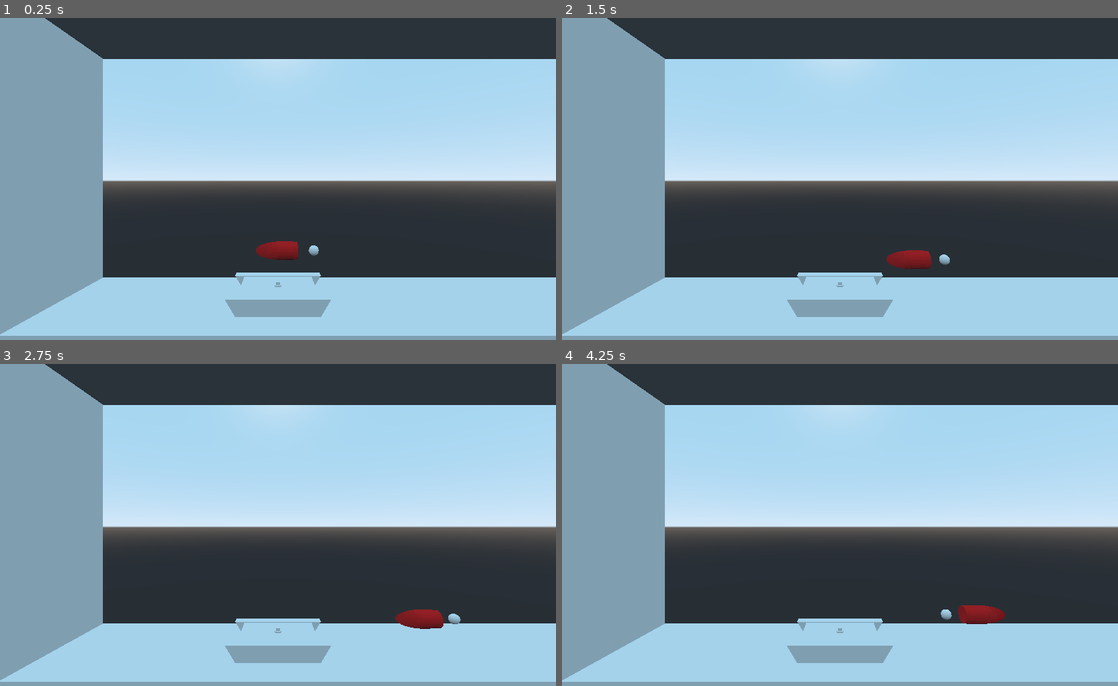
Above: before the commit, frames 1-4 (two rows, left to right).
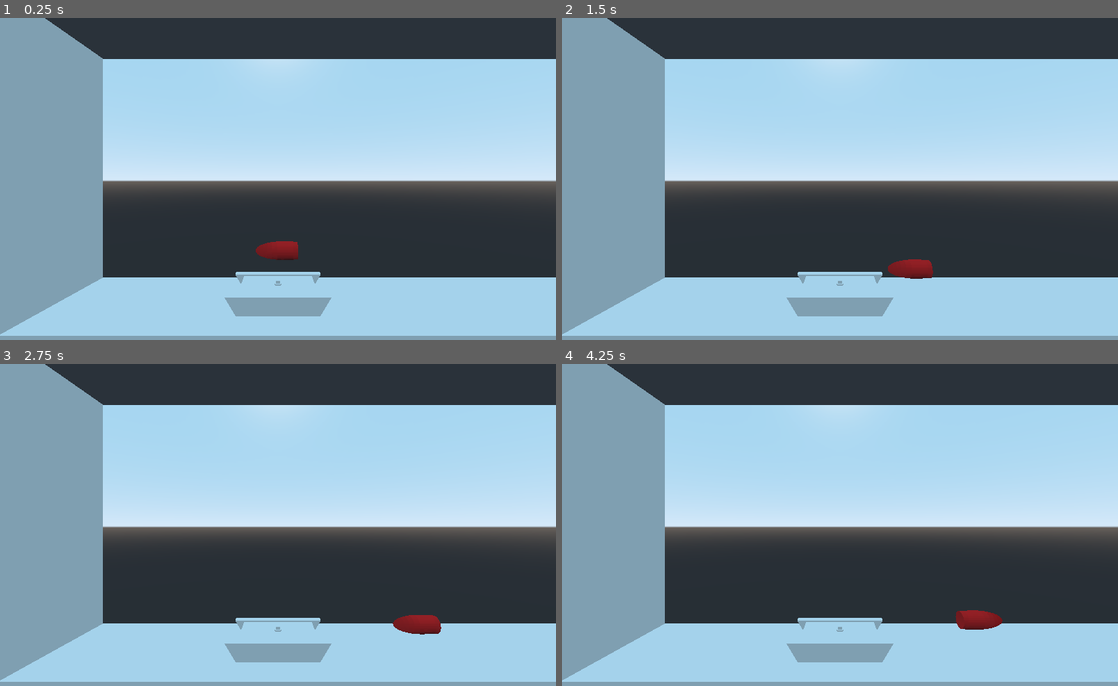
Above: after the commit, the same moments.

Repository: Dracks/the-last-mission-3d-clone
Game: Godot game, scene res://Base.tscn
Two runs of this game, one before a commit and one after it. Both use one fixed random seed, a clock stepped at 60 frames per second and the inputs below.
Inputs:
- Up to frame 1 (0.25 s): no input
- Up to frame 2 (1.5 s): hold Right (ui_right) 0.53-1.28 s; hold Down (ui_down) from 1.28 s (still down)
- Up to frame 3 (2.75 s): release Down (ui_down) at 2.03 s; hold Right (ui_right) from 2.03 s (still down)
- Up to frame 4 (4.25 s): release Right (ui_right) at 2.78 s; hold Up (ui_up) 2.78-3.53 s; hold Left (ui_left) from 3.53 s (still down)

The runs differ from the first frame. In frame 1, 0.4% of the frame differs, in the area x 40-60%, y 70-93%; in frame 2, 1.0%, in the area x 40-70%, y 72-93%; in frame 3, 0.7%; in frame 4, 0.7%.

Commit message:
some first detection of switching between screens!

Diff:
--- a/godot/Base.tscn
+++ b/godot/Base.tscn
@@ -1,8 +1,9 @@
-[gd_scene load_steps=5 format=2]
+[gd_scene load_steps=6 format=2]
 
 [ext_resource path="res://tank/turret.tscn" type="PackedScene" id=1]
 [ext_resource path="res://base.gd" type="Script" id=2]
 [ext_resource path="res://tank/base.tscn" type="PackedScene" id=3]
+[ext_resource path="res://levels/tools/door.tscn" type="PackedScene" id=4]
 
 [sub_resource type="BoxShape" id=1]
 
@@ -28,6 +29,7 @@
 
 [node name="StaticBody" type="StaticBody" parent="Map"]
 transform = Transform( 1, 0, 0, 0, 1, 0, 0, 0, 6, 66, 0, 0 )
+collision_layer = 4
 
 [node name="CollisionShape" type="CollisionShape" parent="Map/StaticBody"]
 transform = Transform( 90, 0, 0, 0, 1, 0, 0, 0, 1, 0, 0, 0 )
@@ -37,6 +39,7 @@
 
 [node name="StaticBody2" type="StaticBody" parent="Map"]
 transform = Transform( 1, 0, 0, 0, 1, 0, 0, 0, 6, 66, 32, 0 )
+collision_layer = 4
 
 [node name="CollisionShape" type="CollisionShape" parent="Map/StaticBody2"]
 transform = Transform( 90, 0, 0, 0, 1, 0, 0, 0, 1, 0, 0, 0 )
@@ -46,6 +49,7 @@
 
 [node name="StaticBody3" type="StaticBody" parent="Map"]
 transform = Transform( -4.37114e-08, -1, 0, 1, -4.37114e-08, 0, 0, 0, 6, -25, 19, 0 )
+collision_layer = 4
 
 [node name="CollisionShape" type="CollisionShape" parent="Map/StaticBody3"]
 transform = Transform( 20, 0, 0, 0, 1, 0, 0, 0, 1, 0, 0, 0 )
@@ -54,4 +58,9 @@
 [node name="CSGBox" type="CSGBox" parent="Map/StaticBody3/CollisionShape"]
 transform = Transform( 1, 1.13687e-13, 0, -1.13687e-13, 1, 0, 0, 0, 1, 0, 0, 0 )
 
+[node name="Door" parent="Map" instance=ExtResource( 4 )]
+transform = Transform( 1, 0, 0, 0, 80, 0, 0, 0, 1, 25.5269, 15.2352, 0 )
+
 [connection signal="shot" from="Turret" to="." method="_on_Turret_shot"]
+[connection signal="go_to_next" from="Map/Door" to="." method="next"]
+[connection signal="go_to_previous" from="Map/Door" to="." method="prev"]
--- a/godot/base.gd
+++ b/godot/base.gd
@@ -1,9 +1,17 @@
 extends Spatial
 
 class_name LastMissionWorld
+
+export var camera_diff : float = 55
 
 func _on_Turret_shot(bullet: PackedScene, translation: Vector3, looking_right:bool):
 	var new_bullet : KinematicBody = bullet.instance()
 	add_child(new_bullet)
 	new_bullet.looking_right = looking_right
 	new_bullet.set_translation(to_local(translation))
+
+func next():
+	$Camera.translate(Vector3(camera_diff, 0, 0))
+
+func prev():
+	$Camera.translate(Vector3(-camera_diff, 0 ,0))
--- /dev/null
+++ b/godot/levels/tools/door-root.gd
@@ -0,0 +1,17 @@
+extends Spatial
+
+
+signal go_to_next
+signal go_to_previous
+
+func _ready():
+	$Next.connect("next", self, "next")
+	$Prev.connect("next", self, "prev")
+	$Prev.other = $Next
+	$Next.other = $Prev
+
+func next():
+	emit_signal("go_to_next")
+
+func prev():
+	emit_signal("go_to_previous")
--- /dev/null
+++ b/godot/levels/tools/door.gd
@@ -0,0 +1,23 @@
+extends Area
+
+class_name DoorComponent
+
+signal next
+
+var inside : bool = false
+var other: DoorComponent;
+
+func _ready():
+	connect("body_entered", self, "on_body_entered")
+	connect("body_exited", self, "on_body_leaved")
+
+func on_body_entered(body):
+	print("in:", body)
+	inside = true
+
+
+func on_body_leaved(body):
+	print("out:", body)
+	inside = false
+	if other and not other.inside:
+		emit_signal("next")
--- /dev/null
+++ b/godot/levels/tools/door.tscn
@@ -0,0 +1,26 @@
+[gd_scene load_steps=4 format=2]
+
+[ext_resource path="res://levels/tools/door.gd" type="Script" id=1]
+[ext_resource path="res://levels/tools/door-root.gd" type="Script" id=2]
+
+[sub_resource type="BoxShape" id=1]
+
+[node name="Door" type="Spatial"]
+transform = Transform( 1, 0, 0, 0, 1, 0, 0, 0, 5, 0, 0, 0 )
+script = ExtResource( 2 )
+
+[node name="Prev" type="Area" parent="."]
+collision_layer = 0
+script = ExtResource( 1 )
+
+[node name="CollisionShape" type="CollisionShape" parent="Prev"]
+transform = Transform( 2, 0, 0, 0, 1, 0, 0, 0, 6, -1.5, 0, 0 )
+shape = SubResource( 1 )
+
+[node name="Next" type="Area" parent="."]
+collision_layer = 0
+script = ExtResource( 1 )
+
+[node name="CollisionShape" type="CollisionShape" parent="Next"]
+transform = Transform( 2, 0, 0, 0, 1, 0, 0, 0, 6, 1.5, 0, 0 )
+shape = SubResource( 1 )
--- a/godot/project.godot
+++ b/godot/project.godot
@@ -9,6 +9,11 @@
 config_version=4
 
 _global_script_classes=[ {
+"base": "Area",
+"class": "DoorComponent",
+"language": "GDScript",
+"path": "res://levels/tools/door.gd"
+}, {
 "base": "Spatial",
 "class": "Gun",
 "language": "GDScript",
@@ -25,6 +30,7 @@
 "path": "res://tank/turret.gd"
 } ]
 _global_script_class_icons={
+"DoorComponent": "",
 "Gun": "",
 "LastMissionWorld": "",
 "Turret": ""
@@ -45,6 +51,16 @@
  ]
 }
 
+[layer_names]
+
+3d_physics/layer_1="turret"
+3d_physics/layer_2="base-position"
+3d_physics/layer_3="walls"
+3d_physics/layer_4="door"
+3d_physics/layer_5="bullets"
+3d_physics/layer_6="enemies"
+3d_physics/layer_7="destroy-turret"
+
 [rendering]
 
 environment/default_environment="res://default_env.tres"
--- /dev/null
+++ b/godot/tank/base.gd
@@ -0,0 +1,18 @@
+extends KinematicBody
+
+
+# Declare member variables here. Examples:
+# var a = 2
+# var b = "text"
+
+
+# Called when the node enters the scene tree for the first time.
+func _ready():
+	pass # Replace with function body.
+
+func damage()->void:
+	queue_free()
+
+# Called every frame. 'delta' is the elapsed time since the previous frame.
+#func _process(delta):
+#	pass
--- a/godot/tank/base.tscn
+++ b/godot/tank/base.tscn
@@ -1,23 +1,30 @@
-[gd_scene load_steps=4 format=2]
+[gd_scene load_steps=5 format=2]
 
 [ext_resource path="res://tank/tank.tres" type="ArrayMesh" id=1]
+[ext_resource path="res://tank/base.gd" type="Script" id=2]
 
 [sub_resource type="BoxShape" id=1]
-extents = Vector3( 6, 1, 4 )
+extents = Vector3( 6, 0.9, 3.3 )
 
 [sub_resource type="BoxShape" id=2]
 extents = Vector3( 0.2, 0.1, 0.2 )
 
 [node name="Base" type="KinematicBody"]
+collision_mask = 49
+script = ExtResource( 2 )
 
 [node name="CollisionShape" type="CollisionShape" parent="."]
 shape = SubResource( 1 )
 
 [node name="MeshInstance" type="MeshInstance" parent="CollisionShape"]
+transform = Transform( 1, 0, 0, 0, 1, 0, 0, 0, 1, 0, 0.15, 0 )
 mesh = ExtResource( 1 )
 material/0 = null
 
 [node name="RigidBody" type="RigidBody" parent="."]
+collision_layer = 2
+collision_mask = 2
+mode = 1
 
 [node name="CollisionShape" type="CollisionShape" parent="RigidBody"]
 transform = Transform( 1, 0, 0, 0, 1, 0, 0, 0, 1, 0, 1, 0 )
--- a/godot/tank/bullet.gd
+++ b/godot/tank/bullet.gd
@@ -12,12 +12,15 @@
 	if not b:
 		speed = -speed
 
+
 # Called every frame. 'delta' is the elapsed time since the previous frame.
 func _process(delta):
 	var advance = speed * delta
 	var collision = move_and_collide(Vector3.RIGHT*advance)
 	distance += advance
 	if collision:
+		if collision.collider.has_method('damage'):
+			collision.collider.damage()
 		get_parent().remove_child(self)
 	elif distance > distance_range:
 		get_parent().remove_child(self)
--- a/godot/tank/turret.tscn
+++ b/godot/tank/turret.tscn
@@ -6,11 +6,13 @@
 [ext_resource path="res://tank/turret.tres" type="ArrayMesh" id=4]
 
 [sub_resource type="SphereShape" id=1]
+radius = 0.8
 
 [sub_resource type="SpatialMaterial" id=2]
 albedo_color = Color( 0.898039, 0.12549, 0.12549, 1 )
 
 [node name="Turret" type="KinematicBody"]
+collision_mask = 8
 script = ExtResource( 1 )
 
 [node name="CollisionShape" type="CollisionShape" parent="."]
@@ -29,4 +31,5 @@
 
 [node name="CSGSphere" type="CSGSphere" parent="Gun"]
 transform = Transform( -4.37114e-08, 1, 0, -1, -4.37114e-08, 0, 0, 0, 1, 7.6147e-08, -0.985144, 0 )
+layers = 0
 radius = 0.565654
Not shown: 2 places in godot/tank/tank.tres that only renumber resources
Not shown, added: assets/blender/turret.blend
Not shown, added: assets/blender/turret.blend1
